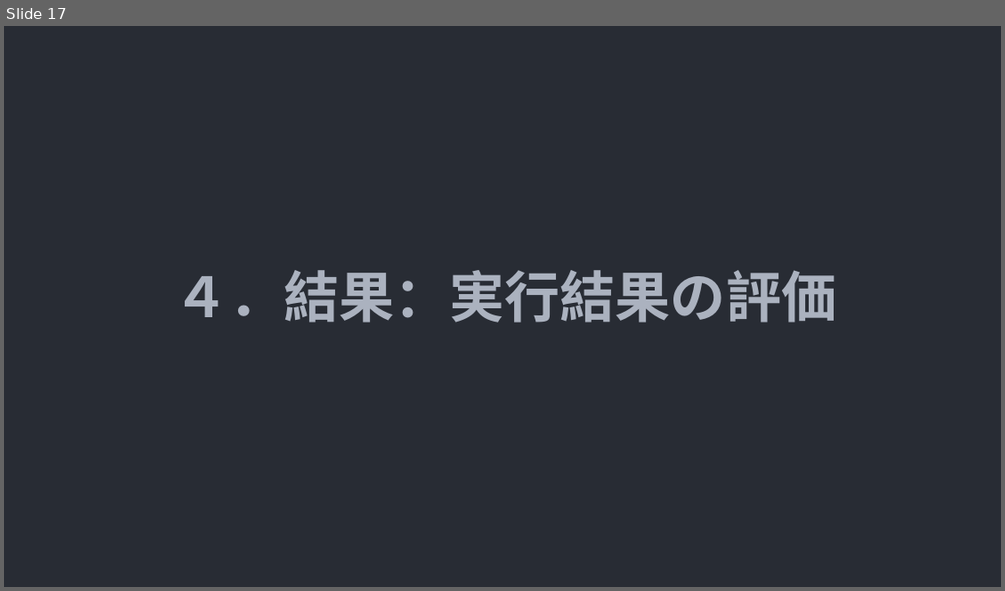
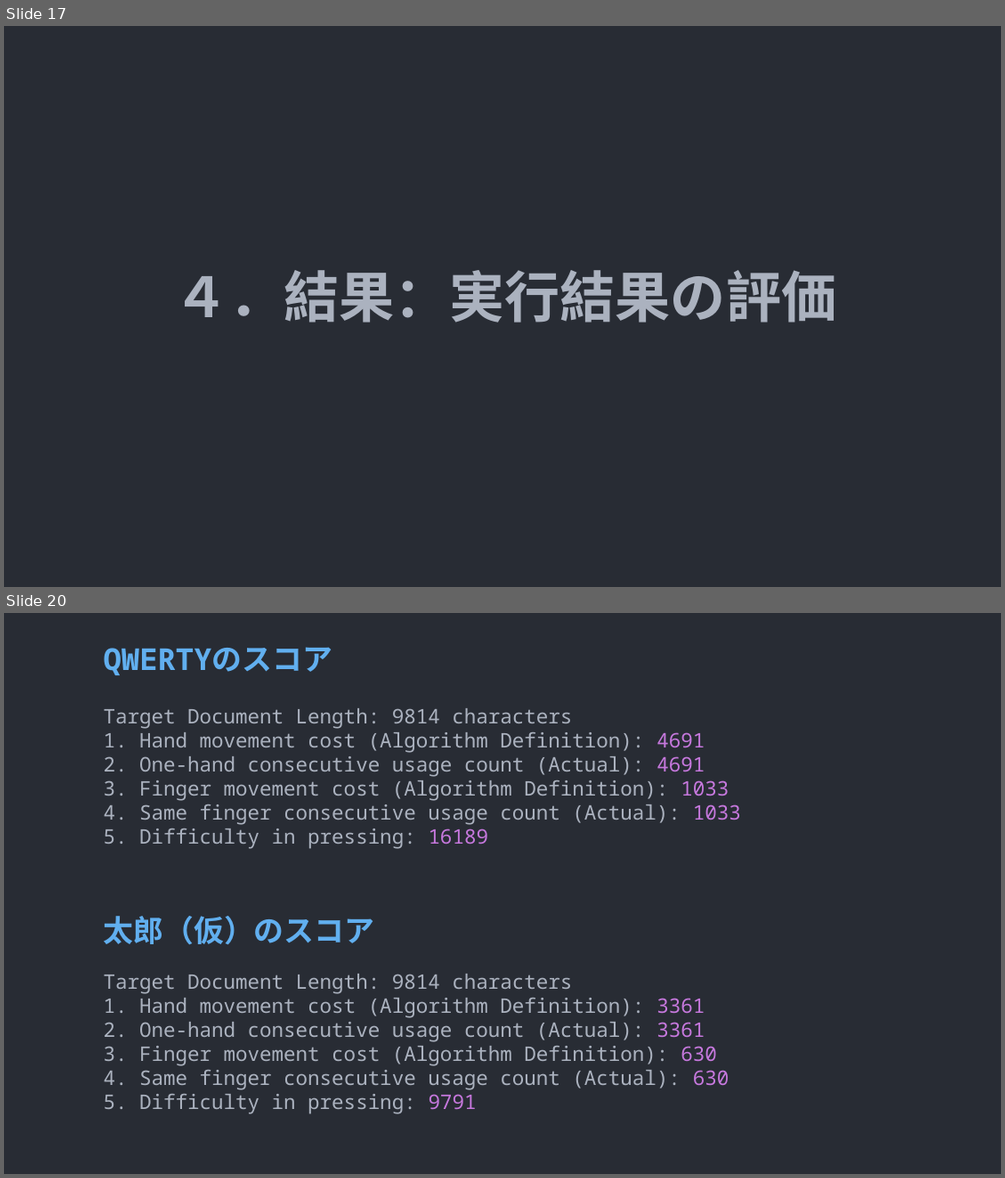
Before and after one commit to yuichiro-kurose/keyboard, a slide deck: docs/最終発表.odp. Shown one above the other, each under a label of ours: slide 17 before the commit, slides 17 and 20 after it; the slides between them are not shown. The pictures are 1005x591 and 1005x1178 pixels, drawn with LibreOffice and Linux fonts; fonts in the diff are those of the drawing. Boxes give left, top, right and bottom in pixels: in the first picture for what was removed or moved away, otherwise in the second. Text is boxed around its words. In the diff, an @@ line names an element or a change of style, - is before the commit and + after.

```diff
--- a/docs/最終発表.odp
+++ b/docs/最終発表.odp
@@ slide 20 added at (4, 613, 1001, 1174), background #282C34 @@
@@ text added at (104, 647, 741, 849), 16 pt, text #ABB2BF @@
+QWERTYのスコア
+Target Document Length: 9814 characters
+1. Hand movement cost (Algorithm Definition): 4691
+2. One-hand consecutive usage count (Actual): 4691
+3. Finger movement cost (Algorithm Definition): 1033
+4. Same finger consecutive usage count (Actual): 1033
+5. Difficulty in pressing: 16189
@@ text added at (104, 916, 729, 1114), 16 pt, text #ABB2BF @@
+太郎（仮）のスコア
+Target Document Length: 9814 characters
+1. Hand movement cost (Algorithm Definition): 3361
+2. One-hand consecutive usage count (Actual): 3361
+3. Finger movement cost (Algorithm Definition): 630
+4. Same finger consecutive usage count (Actual): 630
+5. Difficulty in pressing: 9791
```
Also in this commit, not shown: 7 slides changed, 9 other slides added, 3 slides removed, 7 other files.
